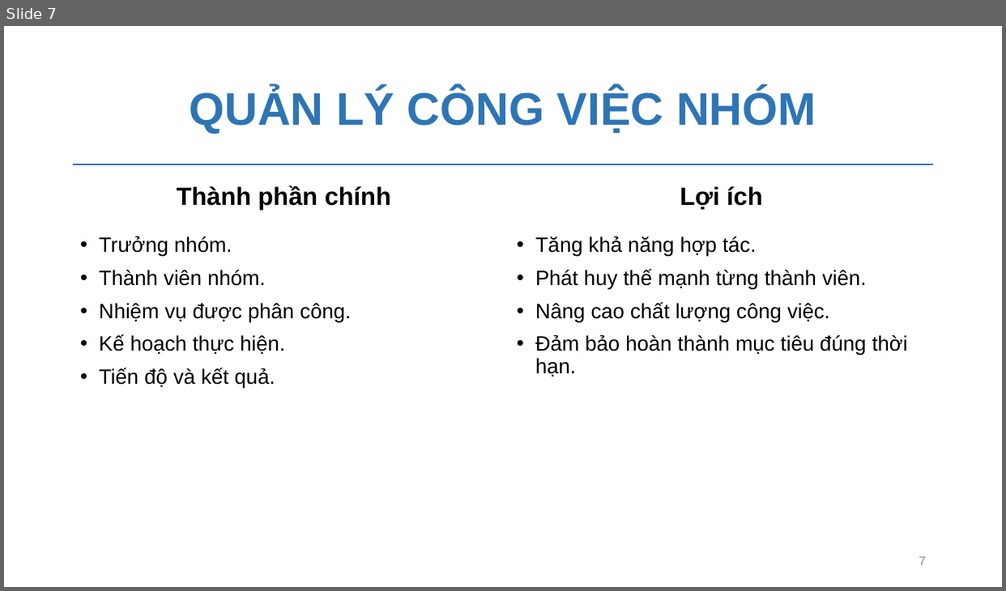
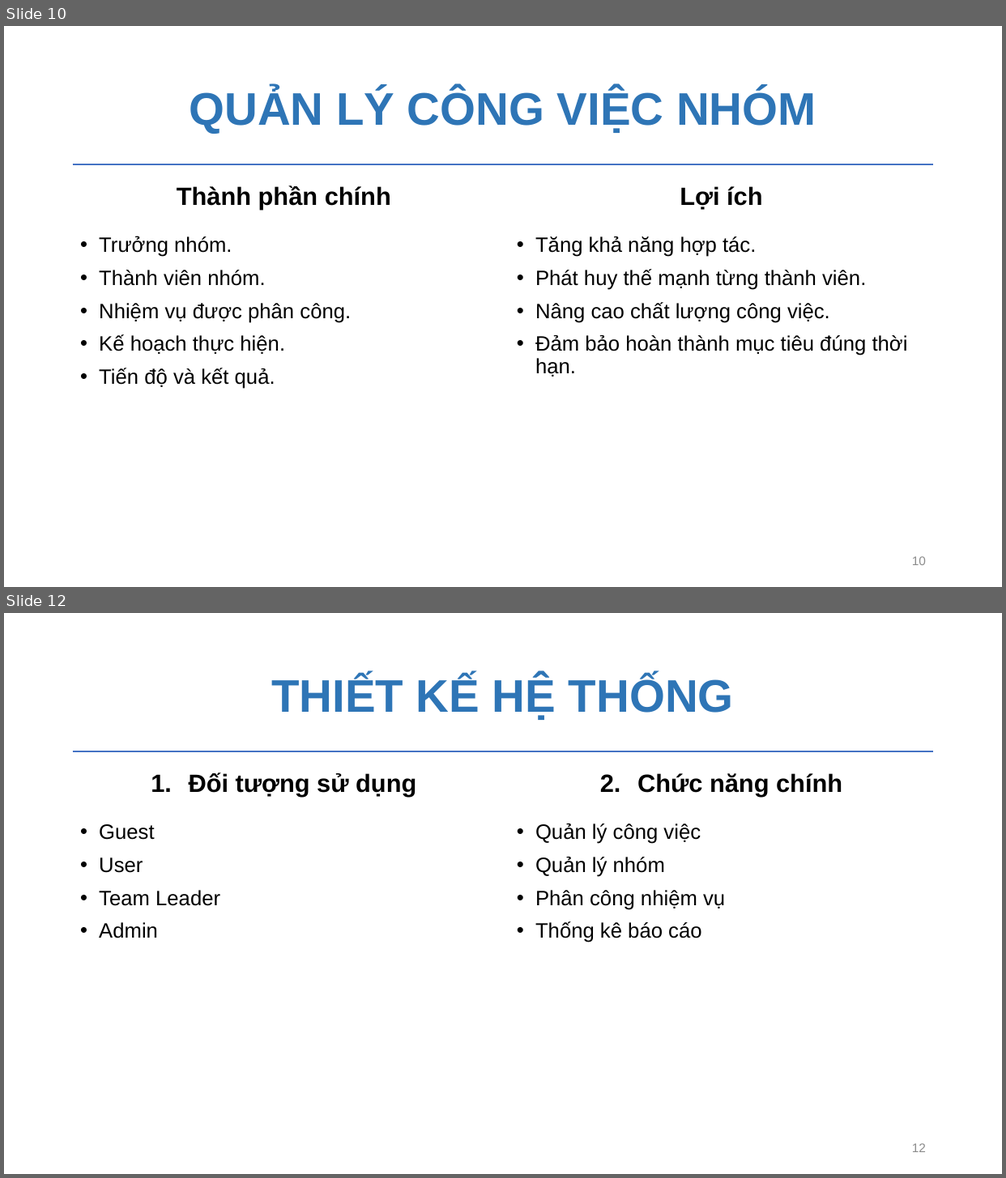
Before and after one commit to chautuyettran/CNPM-nhom17, a slide deck: nhom17.pptx. Shown one above the other, each under a label of ours: slide 7 before the commit, slides 10 and 12 after it; the slides between them are not shown. The pictures are 1006x591 and 1006x1178 pixels, drawn with LibreOffice and Linux fonts; fonts in the diff are those of the drawing; background and template pictures are left out. Boxes give left, top, right and bottom in pixels: in the first picture for what was removed or moved away, otherwise in the second. Text is boxed around its words. In the diff, an @@ line names an element or a change of style, - is before the commit and + after.

```diff
--- a/nhom17.pptx
+++ b/nhom17.pptx
@@ slide 12 added at box(4, 613, 1002, 1174), background #FFFFFF; not listed: 1 template element that a slide beside it also shows @@
@@ title added at box(271, 675, 734, 720), 44 pt, text #2E75B6, bold @@
+THIẾT KẾ HỆ THỐNG
@@ text added at box(189, 773, 416, 797), 24 pt, text #000000, bold @@
+1. Đối tượng sử dụng
@@ text added at box(637, 773, 842, 797), 24 pt, text #000000, bold @@
+2. Chức năng chính
@@ text added at box(99, 824, 220, 939), 20 pt, text #000000 @@
+• Guest
+• User
+• Team Leader
+• Admin
@@ text added at box(535, 824, 725, 943), 20 pt, text #000000 @@
+• Quản lý công việc
+• Quản lý nhóm
+• Phân công nhiệm vụ
+• Thống kê báo cáo
@@ page number added at box(912, 1144, 926, 1152), 12 pt, text #8C8C8C @@
+12
@@ what was slide 7 is now slide 10 @@
@@ page number at box(912, 557, 926, 565): text changed @@
-7
+10
```
Also in this commit, not shown: 8 slides changed, 9 other slides added, 1 slide removed, 17 other files.
